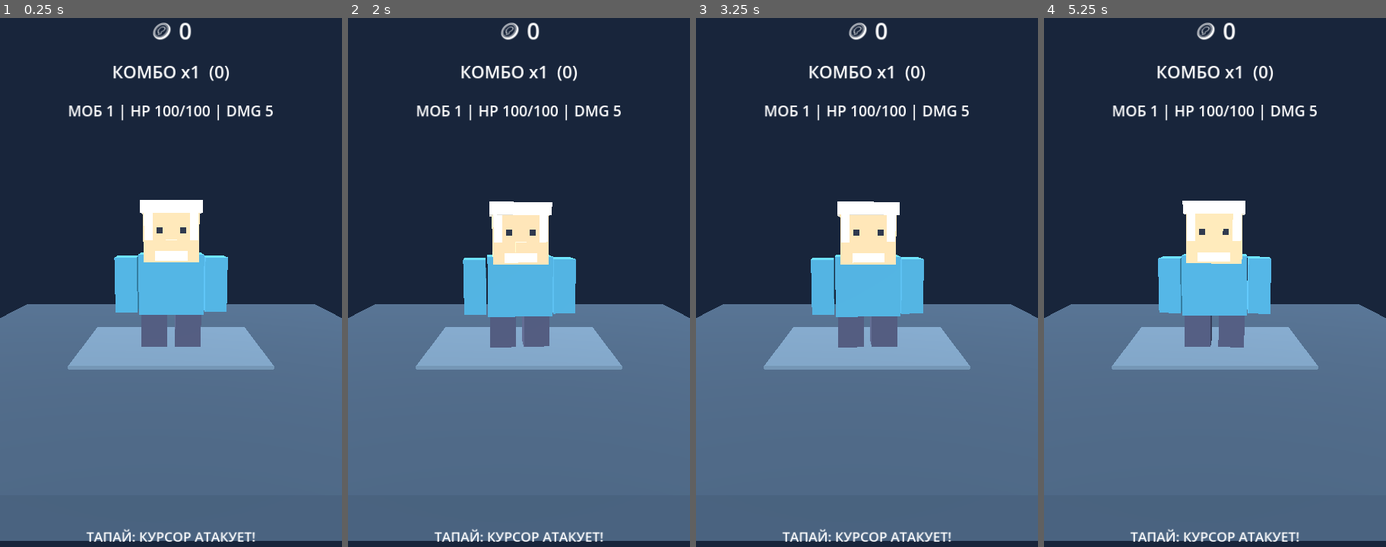
Above: before the commit, frames 1-4 (left to right).
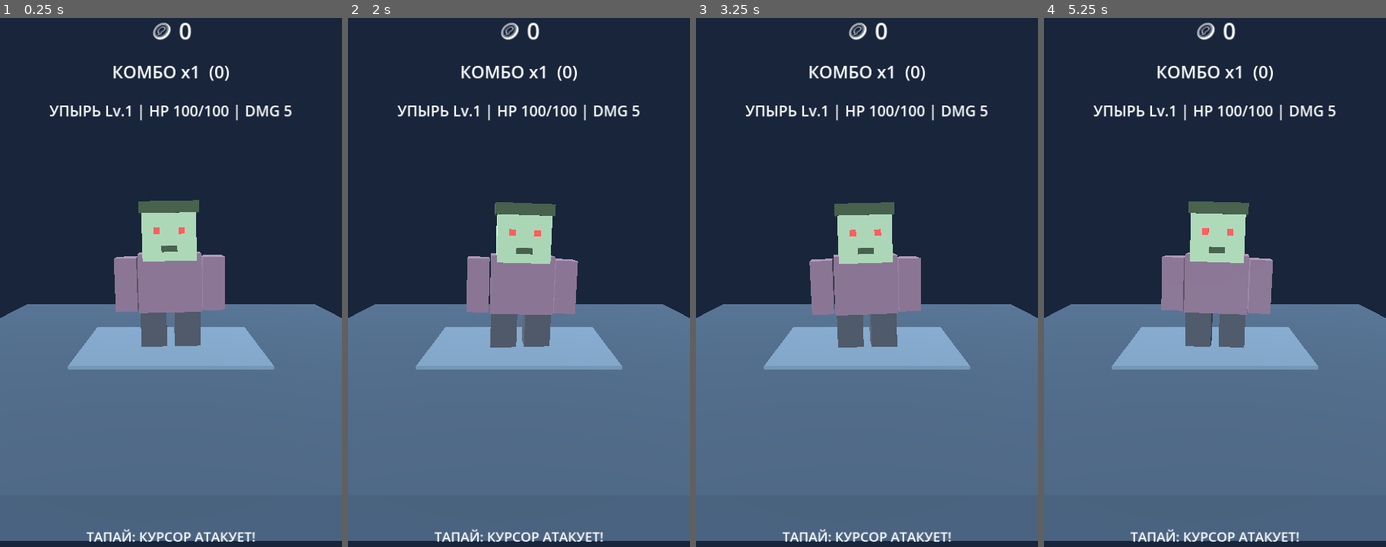
Above: after the commit, the same moments.

Repository: dozyFJ/clicker-mania
Game: Godot game, scene res://main.tscn
Two runs of this game, one before a commit and one after it. Both use one fixed random seed, a clock stepped at 60 frames per second and the inputs below.
Inputs (mouse positions are in pixels of both pictures, inside the frame that each line leads up to):
- Up to frame 1 (0.25 s): no input
- Up to frame 2 (2 s): move the mouse to (594, 261) at 0.52 s; click (594, 261) at 0.67 s; move the mouse to (450, 324) at 1.27 s; click (450, 324) at 1.42 s
- Up to frame 3 (3.25 s): move the mouse to (901, 160) at 2.02 s; click (901, 160) at 2.17 s; move the mouse to (849, 414) at 2.77 s; click (849, 414) at 2.92 s
- Up to frame 4 (5.25 s): move the mouse to (1317, 383) at 3.52 s; click (1317, 383) at 3.67 s; move the mouse to (1112, 203) at 4.27 s; click (1112, 203) at 4.42 s; move the mouse to (1232, 293) at 5.02 s; click (1232, 293) at 5.17 s

The runs differ from the first frame. In frame 1, 6.5% of the frame differs, in the area x 14-86%, y 16-63%; in frame 2, 6.6%; in frame 3, 6.5%; in frame 4, 6.7%.

Commit message:
Port WolfCraft-inspired voxel mobs, six player skins, hit flashes and death cube particles

Diff:
--- a/main.gd
+++ b/main.gd
@@ -19,6 +19,11 @@
 var damage: int = 5
 var hp_label: Label
 var spawn_serial: int = 0
+var mob_name: String = ""
+var mob_kind: int = 0
+var model_parts: Array[MeshInstance3D] = []
+var hit_flash: float = 0.0
+var debris: Array = []
 var random := RandomNumberGenerator.new()
 
 func _ready() -> void:
@@ -54,7 +59,7 @@
 	_add_box(self, Vector3(0, -0.04, 0), Vector3(3.8, 0.12, 3.0), Color("#546f88"))
 	hero = Node3D.new()
 	add_child(hero)
-	_make_old_man()
+	_spawn_enemy()
 
 func _add_box(parent: Node, pos: Vector3, size: Vector3, color: Color) -> MeshInstance3D:
 	var mesh := BoxMesh.new()
@@ -69,32 +74,97 @@
 	parent.add_child(instance)
 	return instance
 
-func _make_old_man() -> void:
-	var pants := Color("#3a425f")
-	var jacket := Color("#3a88ad")
-	var skin := Color("#e4b08c")
-	var hair := Color("#f2f1e8")
-	_add_box(hero, Vector3(-0.36, 0.42, 0), Vector3(0.55, 0.85, 0.58), pants)
-	_add_box(hero, Vector3(0.36, 0.42, 0), Vector3(0.55, 0.85, 0.58), pants)
-	_add_box(hero, Vector3(0, 1.35, 0), Vector3(1.35, 1.25, 0.75), jacket)
-	_add_box(hero, Vector3(-0.94, 1.34, 0), Vector3(0.46, 1.15, 0.65), jacket)
-	_add_box(hero, Vector3(0.94, 1.34, 0), Vector3(0.46, 1.15, 0.65), jacket)
-	_add_box(hero, Vector3(0, 2.35, 0), Vector3(1.13, 1.05, 0.9), skin)
-	_add_box(hero, Vector3(0, 2.94, 0), Vector3(1.24, 0.25, 1.0), hair)
-	_add_box(hero, Vector3(-0.46, 2.6, 0), Vector3(0.17, 0.65, 0.95), hair)
-	_add_box(hero, Vector3(0.46, 2.6, 0), Vector3(0.17, 0.65, 0.95), hair)
-	_add_box(hero, Vector3(-0.24, 2.46, 0.48), Vector3(0.12, 0.12, 0.08), Color("#1b2435"))
-	_add_box(hero, Vector3(0.24, 2.46, 0.48), Vector3(0.12, 0.12, 0.08), Color("#1b2435"))
-	_add_box(hero, Vector3(0, 2.18, 0.53), Vector3(0.22, 0.2, 0.17), skin)
-	_add_box(hero, Vector3(0, 1.96, 0.49), Vector3(0.65, 0.18, 0.12), hair)
-	var collider := StaticBody3D.new()
-	hero.add_child(collider)
-	var shape := CollisionShape3D.new()
-	var box := BoxShape3D.new()
-	box.size = Vector3(2.5, 3.2, 1.4)
-	shape.shape = box
-	shape.position = Vector3(0, 1.55, 0)
-	collider.add_child(shape)
+# Adapted from WolfCraft's MobKind and blocky player models.
+# Mob order: Ghoul, Crawler, Boar, Sheep, then six player skins.
+func _spawn_enemy() -> void:
+	for child in hero.get_children():
+		child.queue_free()
+	model_parts.clear()
+	mob_kind = (enemy_level - 1) % 10
+	var skin := Color("#ddb08c")
+	var hair := Color("#342216")
+	var jacket := Color("#1b8890")
+	var pants := Color("#30354d")
+	var eyes := Color("#ffdf4a")
+	if mob_kind == 0:
+		mob_name = "УПЫРЬ"
+		skin = Color("#81a38a")
+		hair = Color("#304535")
+		jacket = Color("#66566e")
+		pants = Color("#363f4c")
+		eyes = Color("#ff4343")
+	elif mob_kind == 1:
+		mob_name = "ПОЛЗУН"
+		skin = Color("#708b67")
+		hair = Color("#273b31")
+		jacket = Color("#475b44")
+		pants = Color("#283c35")
+		eyes = Color("#ff5757")
+	elif mob_kind == 2:
+		mob_name = "КАБАН"
+		skin = Color("#8e634b")
+		hair = Color("#50382d")
+		eyes = Color("#18141b")
+	elif mob_kind == 3:
+		mob_name = "ОВЦА"
+		skin = Color("#dfd5bd")
+		hair = Color("#f5efe2")
+		eyes = Color("#24232a")
+	else:
+		var skins := [
+			[Color("#ddb08c"), Color("#342216"), Color("#1b8890"), Color("#30354d")],
+			[Color("#ddb08c"), Color("#21120f"), Color("#bd2626"), Color("#34343d")],
+			[Color("#c99a75"), Color("#59371a"), Color("#349b43"), Color("#443c29")],
+			[Color("#eac2a3"), Color("#8c40ad"), Color("#8448bf"), Color("#272342")],
+			[Color("#b48061"), Color("#d85a17"), Color("#f2a12d"), Color("#3a3947")],
+			[Color("#8c6147"), Color("#17171d"), Color("#292936"), Color("#191a20")]
+		]
+		var palette: Array = skins[mob_kind - 4]
+		skin = palette[0]
+		hair = palette[1]
+		jacket = palette[2]
+		pants = palette[3]
+		mob_name = "ЧЕЛОВЕК " + str(mob_kind - 3)
+	if mob_kind == 2 or mob_kind == 3:
+		# Four-legged voxel animals, modeled as boxes rather than sprites.
+		_part(Vector3(0, 1.25, 0), Vector3(1.7, 1.05, 1.05), hair)
+		_part(Vector3(0, 1.35, 0.78), Vector3(0.95, 0.95, 0.9), skin)
+		for x in [-0.58, 0.58]:
+			for z in [-0.33, 0.42]:
+				_part(Vector3(x, 0.45, z), Vector3(0.38, 0.9, 0.38), skin)
+		for x in [-0.27, 0.27]:
+			_part(Vector3(x, 1.53, 1.28), Vector3(0.14, 0.14, 0.12), eyes)
+		if mob_kind == 2:
+			_part(Vector3(0, 1.1, 1.31), Vector3(0.52, 0.38, 0.24), Color("#b7826a"))
+			_part(Vector3(-0.3, 1.95, 0.75), Vector3(0.3, 0.48, 0.3), skin)
+			_part(Vector3(0.3, 1.95, 0.75), Vector3(0.3, 0.48, 0.3), skin)
+		else:
+			_part(Vector3(0, 1.92, 0), Vector3(1.65, 0.35, 1.0), hair)
+	else:
+		for x in [-0.36, 0.36]:
+			_part(Vector3(x, 0.44, 0), Vector3(0.55, 0.85, 0.58), pants)
+		_part(Vector3(0, 1.38, 0), Vector3(1.32, 1.22, 0.74), jacket)
+		for x in [-0.92, 0.92]:
+			_part(Vector3(x, 1.35, 0), Vector3(0.46, 1.12, 0.62), jacket)
+		_part(Vector3(0, 2.36, 0), Vector3(1.1, 1.02, 0.88), skin)
+		_part(Vector3(0, 2.93, 0), Vector3(1.2, 0.23, 0.95), hair)
+		for x in [-0.25, 0.25]:
+			_part(Vector3(x, 2.46, 0.48), Vector3(0.13, 0.13, 0.08), eyes)
+		_part(Vector3(0, 2.1, 0.48), Vector3(0.32, 0.12, 0.1), hair)
+		if mob_kind == 1:
+			hero.scale = Vector3(1.0, 0.73, 1.1)
+		else:
+			hero.scale = Vector3.ONE
+
+func _part(pos: Vector3, size: Vector3, color: Color) -> void:
+	var part := _add_box(hero, pos, size, color)
+	model_parts.append(part)
+
+func _burst_enemy() -> void:
+	var palette := [Color("#e7b977"), Color("#88a7d8"), Color("#dbe7ee")]
+	for i in range(16):
+		var cube := _add_box(self, hero.position + Vector3(random.randf_range(-0.7, 0.7), random.randf_range(0.5, 2.8), random.randf_range(-0.5, 0.5)), Vector3.ONE * random.randf_range(0.09, 0.22), palette[i % palette.size()])
+		debris.append({"node": cube, "vel": Vector3(random.randf_range(-3.0, 3.0), random.randf_range(2.0, 5.0), random.randf_range(-2.0, 2.0)), "life": 0.9})
 
 func _setup_ui() -> void:
 	var ui := CanvasLayer.new()
@@ -176,6 +246,7 @@
 func _hit_enemy(amount: int, pos: Vector2) -> void:
 	enemy_hp -= amount
 	bounce = 0.24
+	hit_flash = 0.16
 	_float_text(pos, "-" + str(amount) + " HP")
 	if enemy_hp <= 0:
 		coins += 10 * enemy_level
@@ -183,6 +254,8 @@
 		enemy_level += 1
 		enemy_max_hp = 100 + (enemy_level - 1) * 45
 		enemy_hp = enemy_max_hp
+		_burst_enemy()
+		_spawn_enemy()
 		_save_game()
 	_update_labels()
 
@@ -205,10 +278,22 @@
 			_hit_enemy(projectile["damage"], projectile["screen"])
 			projectile["node"].queue_free()
 			projectiles.erase(projectile)
+	for particle in debris.duplicate():
+		particle["life"] -= delta
+		particle["vel"].y -= 13.0 * delta
+		particle["node"].position += particle["vel"] * delta
+		if particle["life"] <= 0.0:
+			particle["node"].queue_free()
+			debris.erase(particle)
+	hit_flash = maxf(0.0, hit_flash - delta)
+	for part in model_parts:
+		if is_instance_valid(part):
+			part.transparency = 0.35 if hit_flash > 0.0 else 0.0
 	animation_time += delta
 	bounce = maxf(0.0, bounce - delta * 1.7)
 	hero.position.y = sin(animation_time * 1.8) * 0.05 + bounce
 	hero.rotation.y = sin(animation_time * 0.7) * 0.08
+	hero.rotation.z = sin(animation_time * 2.2) * 0.035
 	if combo > 0 and Time.get_ticks_msec() / 1000.0 - last_tap > 1.2:
 		combo = 0
 		_update_labels()
@@ -225,7 +310,7 @@
 	var multiplier := mini(10, 1 + combo / 5)
 	combo_label.text = "КОМБО x" + str(multiplier) + "  (" + str(combo) + ")"
 	if hp_label:
-		hp_label.text = "МОБ " + str(enemy_level) + " | HP " + str(enemy_hp) + "/" + str(enemy_max_hp) + " | DMG " + str(damage * multiplier)
+		hp_label.text = mob_name + " Lv." + str(enemy_level) + " | HP " + str(enemy_hp) + "/" + str(enemy_max_hp) + " | DMG " + str(damage * multiplier)
 
 func _save_game() -> void:
 	var file := FileAccess.open(SAVE_PATH, FileAccess.WRITE)
